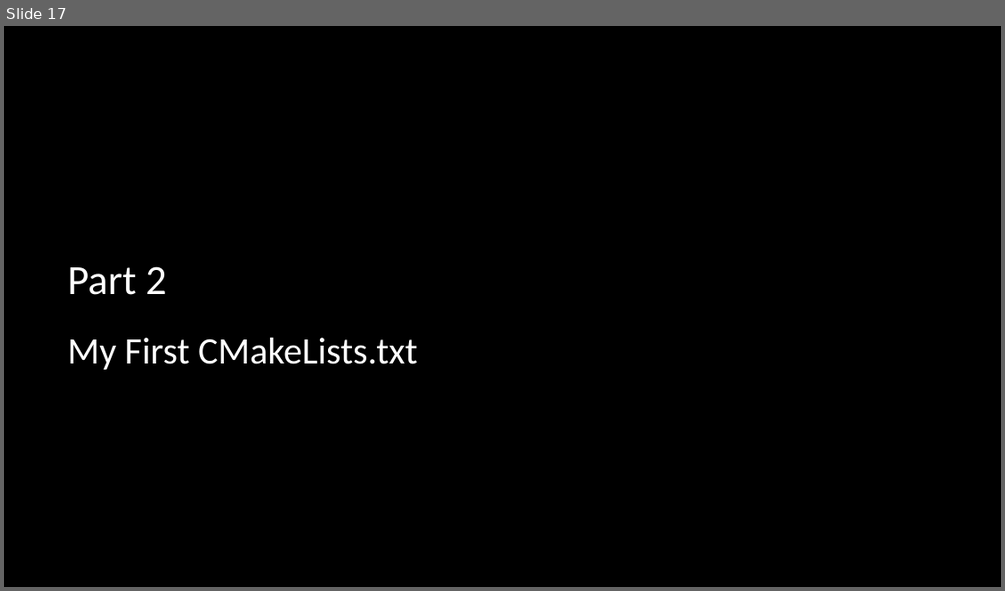
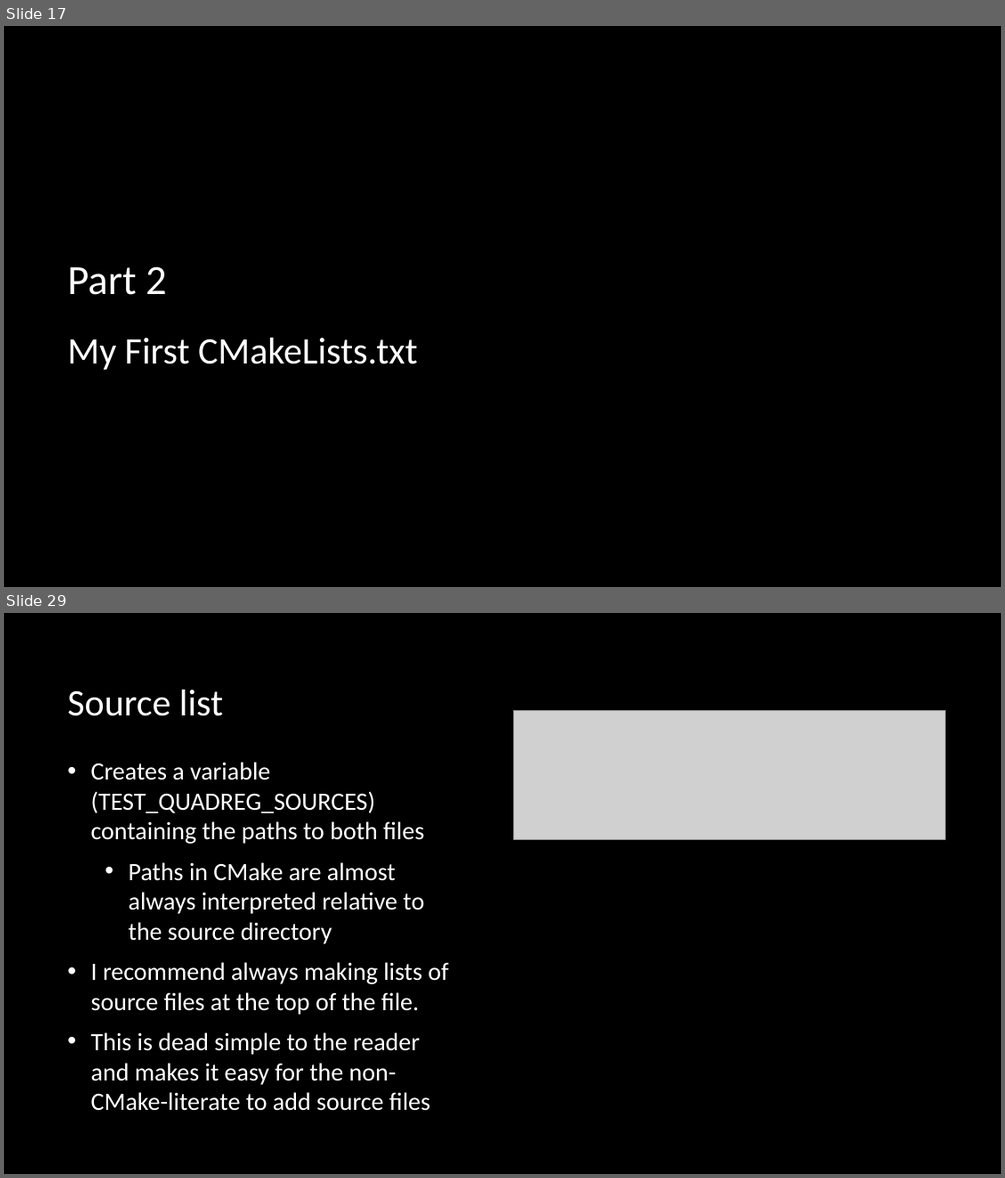
Before and after one commit to multiplemonomials/CMakeTraining, a slide deck: Session 1 - CMake and Building CXX.pptx. Shown one above the other, each under a label of ours: slide 17 before the commit, slides 17 and 29 after it; the slides between them are not shown. The pictures are 1005x591 and 1005x1178 pixels, drawn with LibreOffice and Linux fonts; fonts in the diff are those of the drawing; grey boxes stand for pictures; background and template pictures are left out. Boxes give left, top, right and bottom in pixels: in the first picture for what was removed or moved away, otherwise in the second. Text is boxed around its words. In the diff, an @@ line names an element or a change of style, - is before the commit and + after.

```diff
--- a/Session 1 - CMake and Building CXX.pptx
+++ b/Session 1 - CMake and Building CXX.pptx
@@ slide 29 added at [4, 613, 1001, 1174], background picture (left out) @@
@@ title added at [67, 690, 223, 716], 36 pt, text #FFFFFF @@
+Source list
@@ picture added at [513, 710, 945, 840] @@
@@ text added at [91, 762, 448, 1111], 24 pt, text #FFFFFF @@
+• Creates a variable (TEST_QUADREG_SOURCES) containing the paths to both files
+  • Paths in CMake are almost always interpreted relative to the source directory
+• I recommend always making lists of source files at the top of the file.
+• This is dead simple to the reader and makes it easy for the non-CMake-literate to add source files
```
Also in this commit, not shown: 2 slides changed, 17 other slides added, 1 slide removed, 2 other files.
